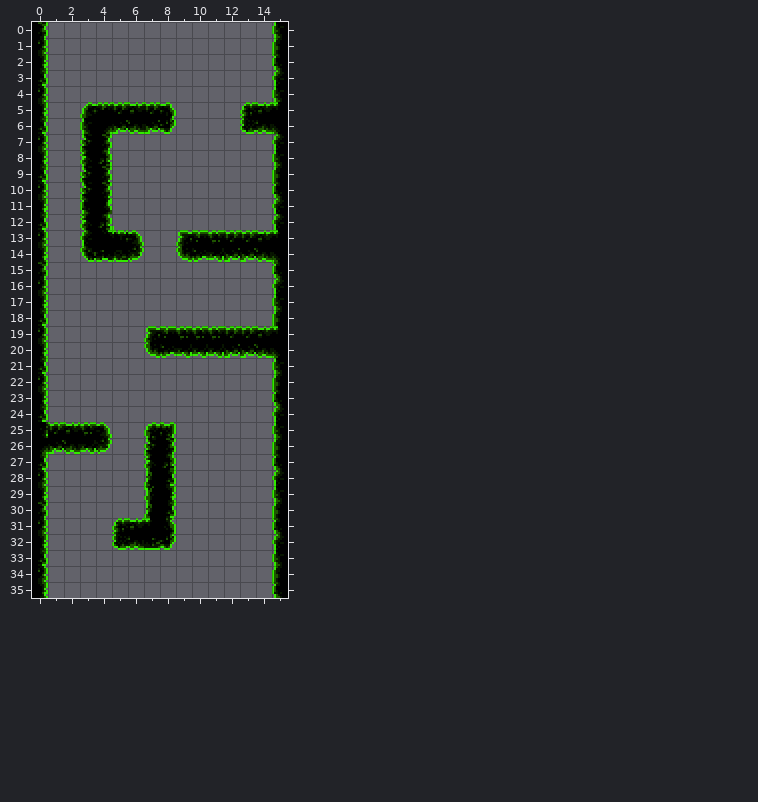
Level history. Tiled map: tiled/tmx/green/green_easy_0.tmx. The first picture shows the starting point.
Cells are 8x8 px. Shown: x 0..15, y 0..35.
New version:
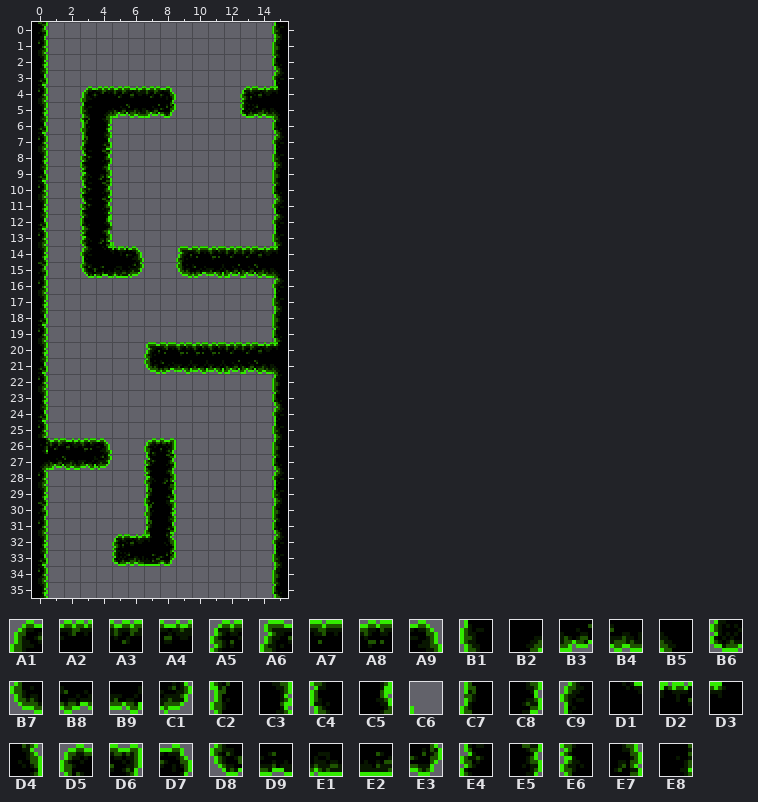
Key: from "tiles_green": A1 0, A2 1, A3 2, A4 3, A5 8, A6 12, A7 13, A8 14, A9 15, B1 18, B2 19, B3 20, B4 21, B5 22, B6 26, B7 30, B8 31, B9 32, C1 33, C2 40, C3 41, C4 54, C5 55, C6 56, C7 58, C8 59, C9 72, D1 73, D2 74, D3 76, D4 77, D5 80, D6 81, D7 89, D8 90, D9 91, E1 92, E2 94, E3 95, E4 98, E5 99, E6 116, E7 117, E8 139.
__ is an empty cell.
The exact change:
{"where": "layer \"Tile Layer 1\""}
{"y":4,"x":3,"old":"__ __ __ __ __ __","new":"A1 A2 A3 A4 A3 D7"}
{"y":4,"x":13,"old":"__ __ __","new":"A5 A4 D3"}
{"y":5,"x":3,"old":"A1 A2 A3 A4 A3 D7","new":"B1 B2 B3 B4 B3 E3"}
{"y":5,"x":13,"old":"A5 A4 D3","new":"B6 B4 B5"}
{"y":6,"x":3,"old":"B1 B2 B3 B4 B3 E3","new":"C2 C3 __ __ __ __"}
{"y":6,"x":13,"old":"B6 B4 B5","new":"__ __ __"}
{"y":7,"x":3,"old":"E4 E5","new":"C7 C8"}
{"y":8,"x":3,"old":"E6 E7","new":"E4 E5"}
{"y":9,"x":3,"old":"E4 E5","new":"E6 E7"}
{"y":11,"x":3,"old":"C4 C5","new":"E4 E5"}
{"y":12,"x":3,"old":"E6 E7 C6","new":"C4 C5 __"}
{"y":13,"x":3,"old":"C9 D1 D2 A9","new":"E6 E7 C6 __"}
{"y":13,"x":9,"old":"A6 A7 A8 A3 A3 A4 D3","new":"__ __ __ __ __ __ __"}
{"y":14,"x":3,"old":"D8 D9 E1 C1","new":"C9 D1 D2 A9"}
{"y":14,"x":9,"old":"B7 B8 B9 B3 B3 B4 B5","new":"A6 A7 A8 A3 A3 A4 D3"}
{"y":15,"x":3,"old":"__ __ __ __","new":"D8 D9 E1 C1"}
{"y":15,"x":9,"old":"__ __ __ __ __ __ __","new":"B7 B8 B9 B3 B3 B4 B5"}
{"y":19,"x":7,"old":"A6 A7 A8 A8 A8 A3 A3 A4 D3","new":"__ __ __ __ __ __ __ __ __"}
{"y":20,"x":7,"old":"B7 B8 B9 B9 B9 B3 B3 B4 B5","new":"A6 A7 A8 A8 A8 A3 A3 A4 D3"}
{"y":21,"x":7,"old":"__ __ __ __ __ __ __ __ __","new":"B7 B8 B9 B9 B9 B3 B3 B4 B5"}
{"y":25,"x":0,"old":"E8 A3 A4 A8 A9","new":"__ __ __ __ __"}
{"y":25,"x":7,"old":"D5 D6","new":"__ __"}
{"y":26,"x":0,"old":"B2 B3 B4 B9 C1","new":"E8 A3 A4 A8 A9"}
{"y":26,"x":7,"old":"E4 E5","new":"D5 D6"}
{"y":27,"x":0,"old":"__ __ __ __ __","new":"B2 B3 B4 B9 C1"}
{"y":27,"x":7,"old":"E6 E7","new":"E4 E5"}
{"y":28,"x":7,"old":"C7 C8","new":"E6 E7"}
{"y":29,"x":7,"old":"C2 C3","new":"C7 C8"}
{"y":30,"x":7,"old":"C7 C8","new":"C2 C3"}
{"y":31,"x":5,"old":"A5 A4 D3 D4","new":"__ __ C7 C8"}
{"y":32,"x":5,"old":"B6 B4 E2 E3","new":"A5 A4 D3 D4"}
{"y":33,"x":5,"old":"__ __ __ __","new":"B6 B4 E2 E3"}
{"label":"changed","picture_box":[80,86,176,182]}
{"label":"changed","picture_box":[240,86,284,134]}
{"label":"changed","picture_box":[80,198,144,278]}
{"label":"changed","picture_box":[176,230,284,278]}
{"label":"changed","picture_box":[144,326,284,374]}
{"label":"changed","picture_box":[38,422,112,470]}
{"label":"changed","picture_box":[112,422,176,566]}
